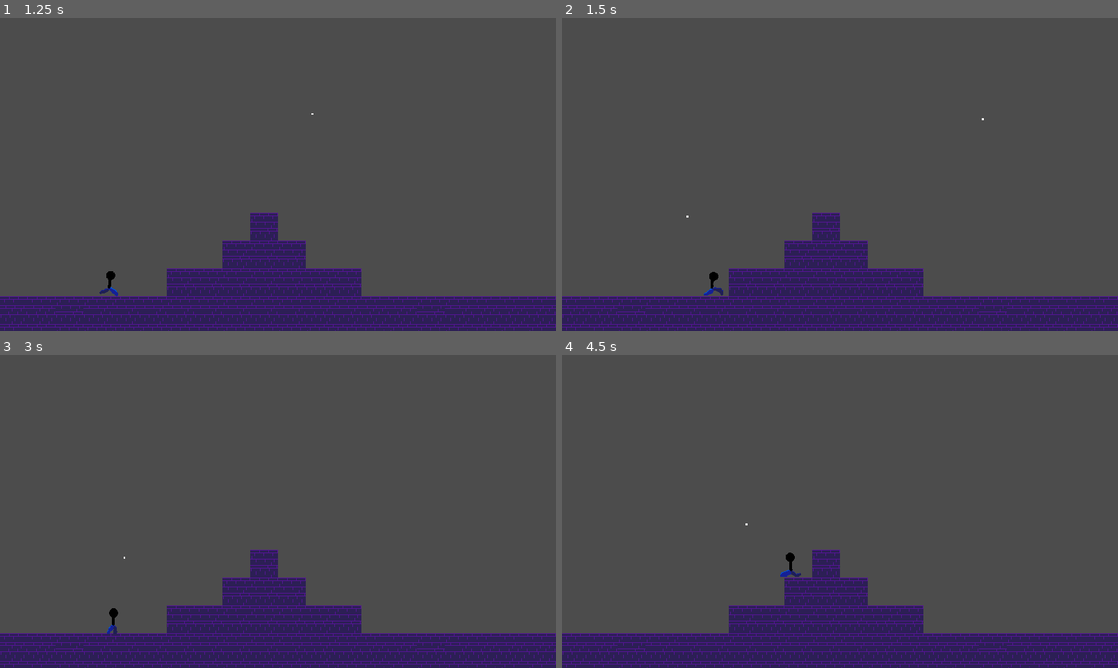
Above: before the commit, frames 1-4 (two rows, left to right).
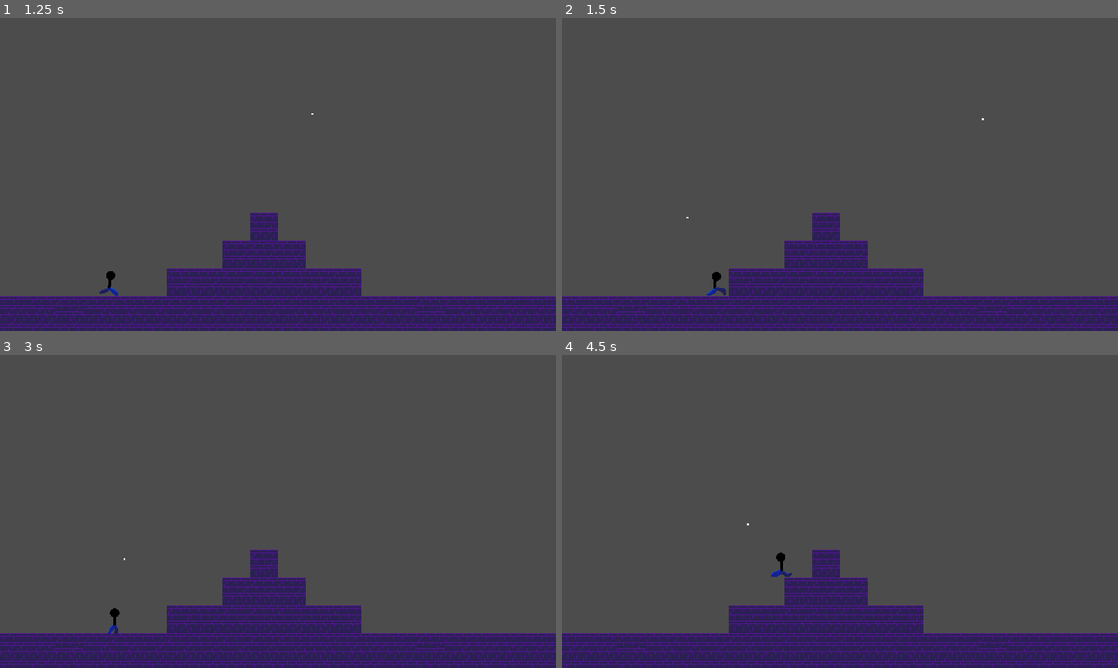
Above: after the commit, the same moments.

Repository: bendikjohansen/willow-whisper
Game: Godot game, scene res://Scenes/Grasslands.tscn
Two runs of this game, one before a commit and one after it. Both use one fixed random seed, a clock stepped at 60 frames per second and the inputs below. The project has no main scene, so this scene is started directly.
Inputs (mouse positions are in pixels of both pictures, inside the frame that each line leads up to):
- Up to frame 1 (1.25 s): tap Enter at 0.5 s; move the mouse to (400, 158) at 0.52 s; press the mouse at (400, 158) at 0.53 s; hold D (move_right) from 0.53 s (still down); tap W (jump) at 0.77 s
- Up to frame 2 (1.5 s): keep holding D (move_right); move the mouse to (728, 190) at 1.27 s; release the mouse at (728, 190) at 1.28 s; click (728, 190) at 1.35 s
- Up to frame 3 (3 s): tap W (jump) at 1.52 s; move the mouse to (333, 442) at 2.02 s; release D (move_right) at 2.03 s; press the mouse at (333, 442) at 2.03 s; hold A (move_left) 2.03-2.78 s; move the mouse to (250, 574) at 2.77 s; release the mouse at (250, 574) at 2.78 s; hold D (move_right) from 2.78 s (still down); click (250, 574) at 2.85 s
- Up to frame 4 (4.5 s): tap W (jump) at 3.02, 3.77 s; move the mouse to (1006, 558) at 3.52 s; press the mouse at (1006, 558) at 3.53 s; move the mouse to (673, 464) at 4.27 s; release D (move_right) at 4.28 s; release the mouse at (673, 464) at 4.28 s; hold A (move_left) from 4.28 s (still down); click (673, 464) at 4.35 s

Frame 1 is identical in both runs. In frame 2, 0.1% of the frame differs, in the area x 22-30%, y 63-89%; in frame 3, less than 0.1%; in frame 4, 0.2%, in the area x 33-43%, y 53-71%.

Commit message:
Remove projectiles on screen exited

Diff:
--- a/Common/Projectile.gd
+++ b/Common/Projectile.gd
@@ -1,4 +1,4 @@
-extends KinematicBody2D
+extends Area2D
 
 export(float) var SPEED = 1000
 var direction = Vector2.RIGHT
@@ -6,4 +6,11 @@
 onready var velocity = direction.normalized() * SPEED
 
 func _physics_process(delta):
-	move_and_slide(velocity)
+	position += velocity * delta
+
+	if get_overlapping_bodies():
+		queue_free()
+
+
+func _on_VisibilityNotifier2D_screen_exited():
+	queue_free()
--- a/Common/Projectile.tscn
+++ b/Common/Projectile.tscn
@@ -3,14 +3,22 @@
 [ext_resource path="res://Common/Projectile.gd" type="Script" id=1]
 [ext_resource path="res://Sprites/Projectile.png" type="Texture" id=2]
 
-[sub_resource type="RectangleShape2D" id=12]
+[sub_resource type="RectangleShape2D" id=1]
 extents = Vector2( 2, 2 )
 
-[node name="Projectile" type="KinematicBody2D"]
+[node name="Projectile" type="Area2D"]
 script = ExtResource( 1 )
 
 [node name="Sprite" type="Sprite" parent="."]
 texture = ExtResource( 2 )
 
 [node name="CollisionShape2D" type="CollisionShape2D" parent="."]
-shape = SubResource( 12 )
+shape = SubResource( 1 )
+
+[node name="VisibilityNotifier2D" type="VisibilityNotifier2D" parent="."]
+rect = Rect2( -2, -2, 4, 4 )
+__meta__ = {
+"_editor_description_": ""
+}
+
+[connection signal="screen_exited" from="VisibilityNotifier2D" to="." method="_on_VisibilityNotifier2D_screen_exited"]
Binary file added: Sprites/Doggo.png
Not shown, added: Sprites/Doggo.png.import
